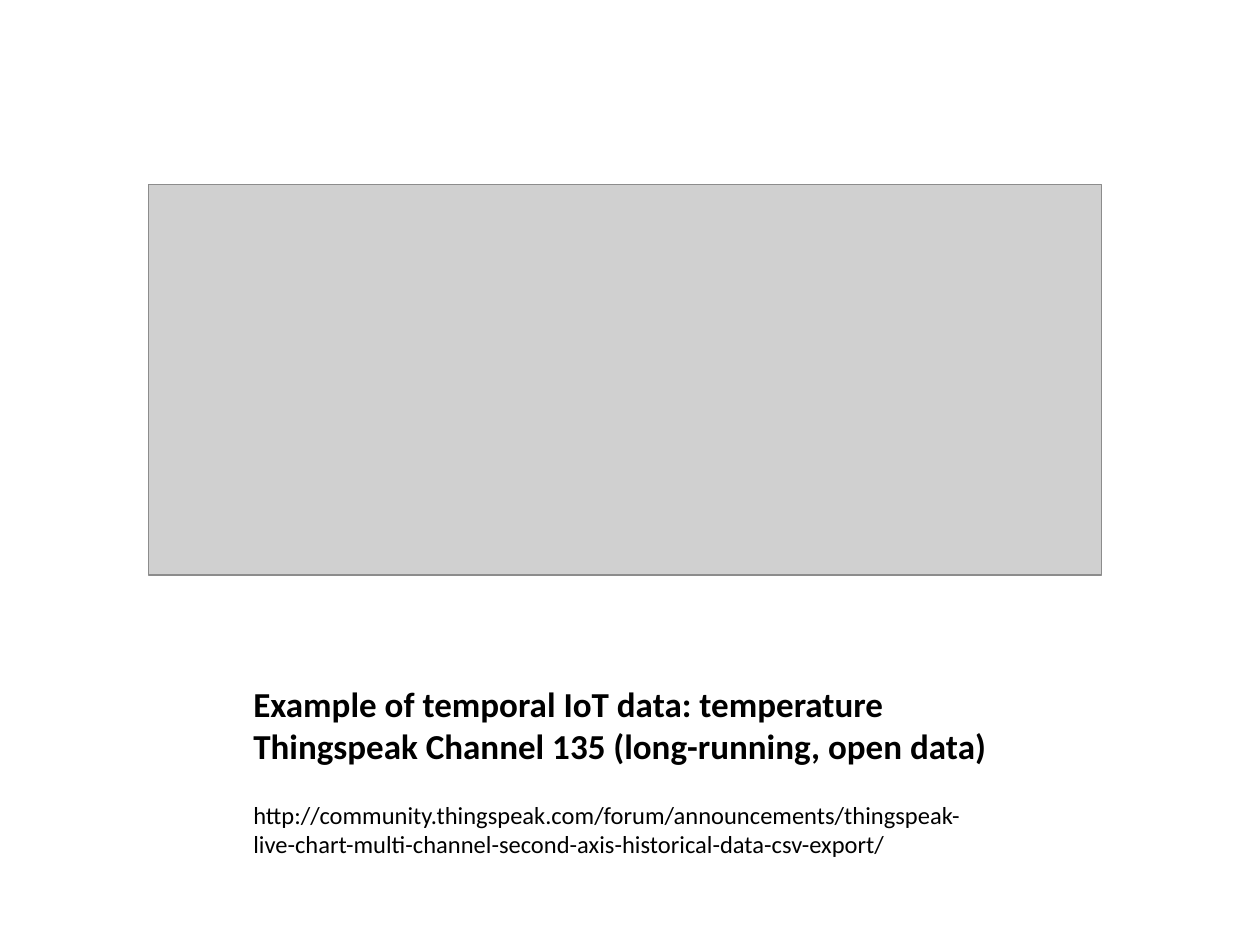
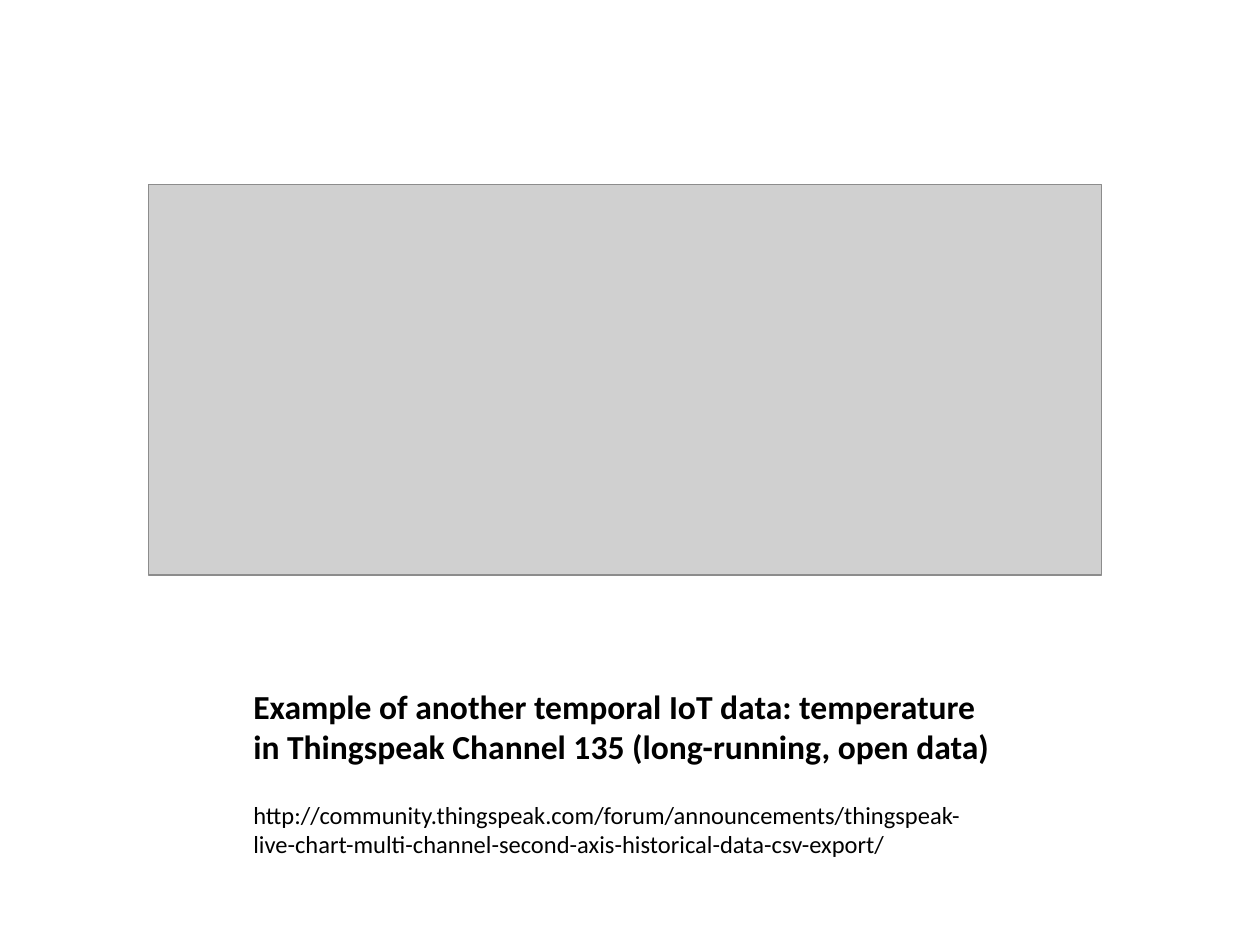
Before and after one commit to kic-markon/ITU_MSc_AM4, a slide deck: slide 11 of powerpoints/ITU Academy Slides AM4-04.pptx (slide 6 before the commit). Drawn at 1260x945 pixels with LibreOffice and Linux fonts; fonts in the diff are those of the drawing; grey boxes stand for pictures; background and template pictures are left out. Boxes give left, top, right and bottom in pixels: in the first picture for what was removed or moved away, otherwise in the second. Text is boxed around its words. In the diff, an @@ line names an element or a change of style, - is before the commit and + after.

```diff
--- a/powerpoints/ITU Academy Slides AM4-04.pptx
+++ b/powerpoints/ITU Academy Slides AM4-04.pptx
@@ title at bbox=[253, 695, 989, 765]: text changed; size 20 to 19.2 pt @@
-Example of temporal IoT data: temperature
-Thingspeak Channel 135 (long-running, open data)
+Example of another temporal IoT data: temperature
+in Thingspeak Channel 135 (long-running, open data)
```
Also in this commit, not shown: 1 other slide changed, 9 slides added, 2 slides removed, 5 other files.
